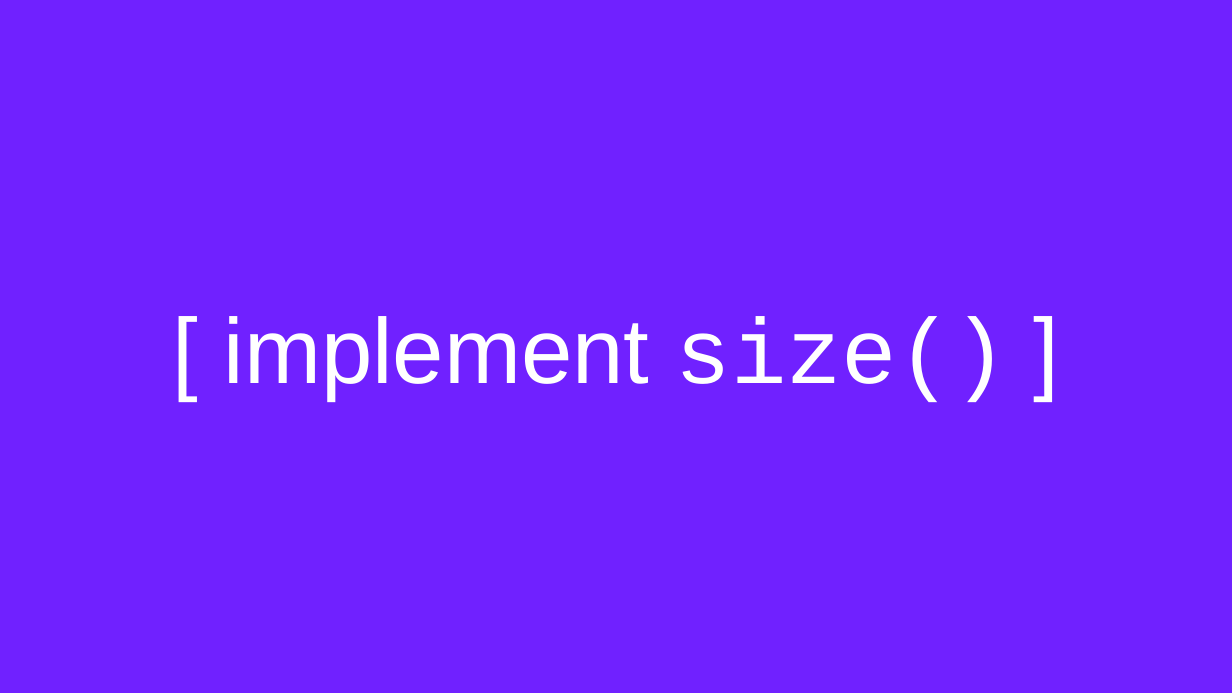
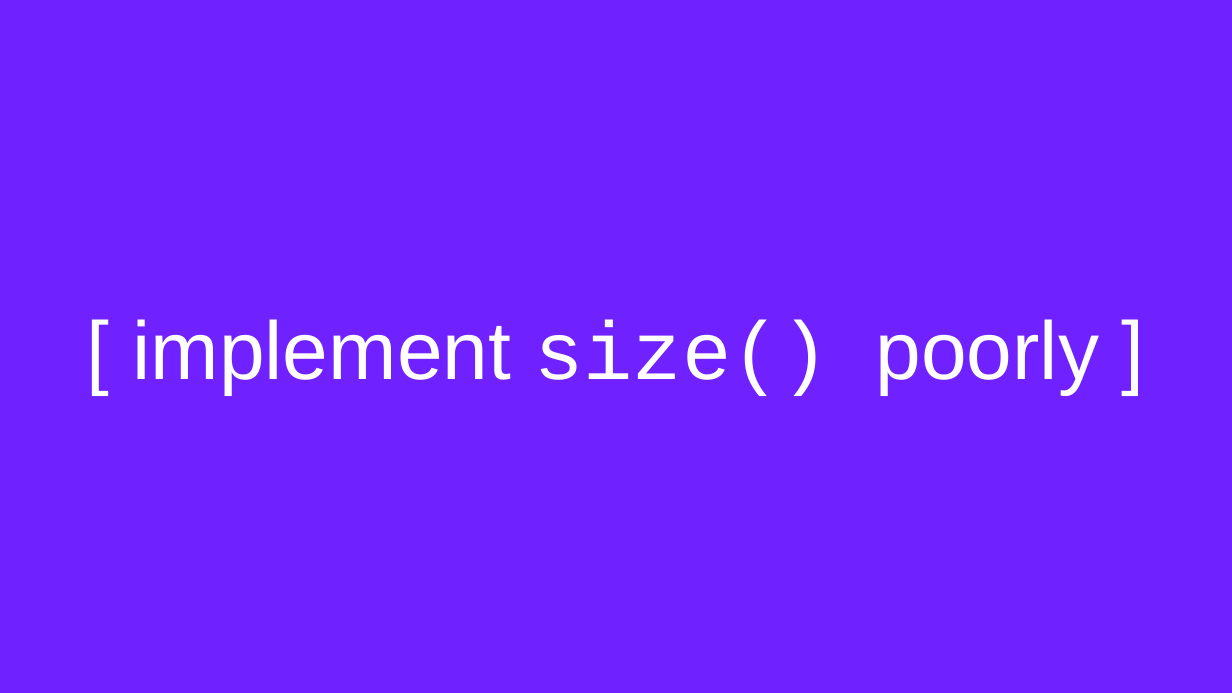
Before and after one commit to james-bern/CS136-SLIDES, a slide deck: slide 97 of WeekXX2.pptx. Drawn at 1232x693 pixels with LibreOffice and Linux fonts; fonts in the diff are those of the drawing. Boxes give left, top, right and bottom in pixels: in the first picture for what was removed or moved away, otherwise in the second. Text is boxed around its words. In the diff, an @@ line names an element or a change of style, - is before the commit and + after.

```diff
--- a/WeekXX2.pptx
+++ b/WeekXX2.pptx
@@ title at box(132, 319, 1099, 396): text changed; size 54 to 48 pt @@
-[ implement size() ]
+[ implement size() poorly ]
```
Also in this commit, not shown: 10 other slides changed, 2 slides added, 1 other file.
